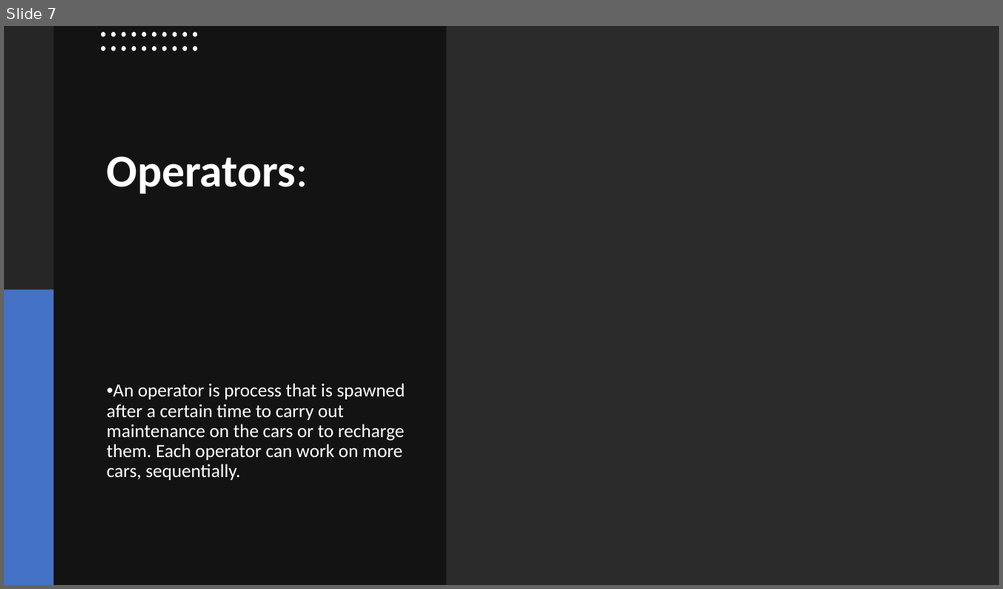
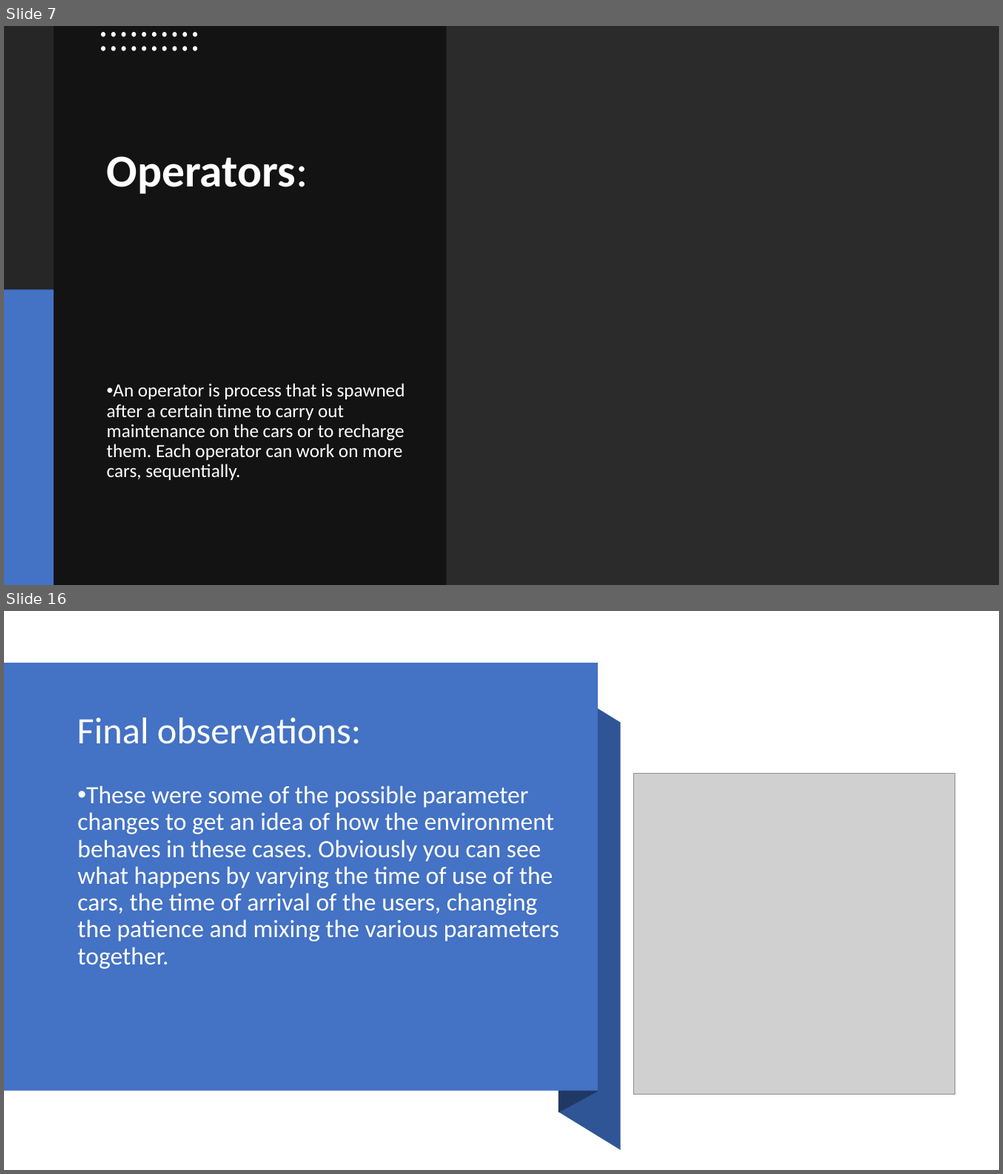
Before and after one commit to simone-rizzo/Car-sharing-model-simulation, a slide deck: Presentazione.pptx. Shown one above the other, each under a label of ours: slide 7 before the commit, slides 7 and 16 after it; the slides between them are not shown. The pictures are 1003x589 and 1003x1174 pixels, drawn with LibreOffice and Linux fonts; fonts in the diff are those of the drawing; grey boxes stand for pictures; background and template pictures are left out; a plain dark background stands for a picture behind light text. Boxes give left, top, right and bottom in pixels: in the first picture for what was removed or moved away, otherwise in the second. Text is boxed around its words. In the diff, an @@ line names an element or a change of style, - is before the commit and + after.

```diff
--- a/Presentazione.pptx
+++ b/Presentazione.pptx
@@ slide 16 added at (4, 611, 999, 1170), background #FFFFFF @@
@@ rectangle added at (4, 663, 598, 1091), fill #4472C4 @@
@@ freeform shape added at (558, 663, 598, 1113), fill #203864 @@
@@ freeform shape added at (558, 685, 620, 1151), fill #2F5597 @@
@@ title added at (77, 718, 361, 744), 36 pt, text #FFFFFF @@
+Final observations:
@@ text added at (77, 786, 559, 969), 24 pt, text #FEFFFF @@
+• These were some of the possible parameter changes to get an idea of how the environment behaves in these cases. Obviously you can see what happens by varying the time of use of the cars, the time of arrival of the users, changing the patience and mixing the various parameters together.
@@ picture added at (634, 774, 956, 1095) @@
```
Also in this commit, not shown: 2 slides changed, 8 other slides added, 12 other files.
